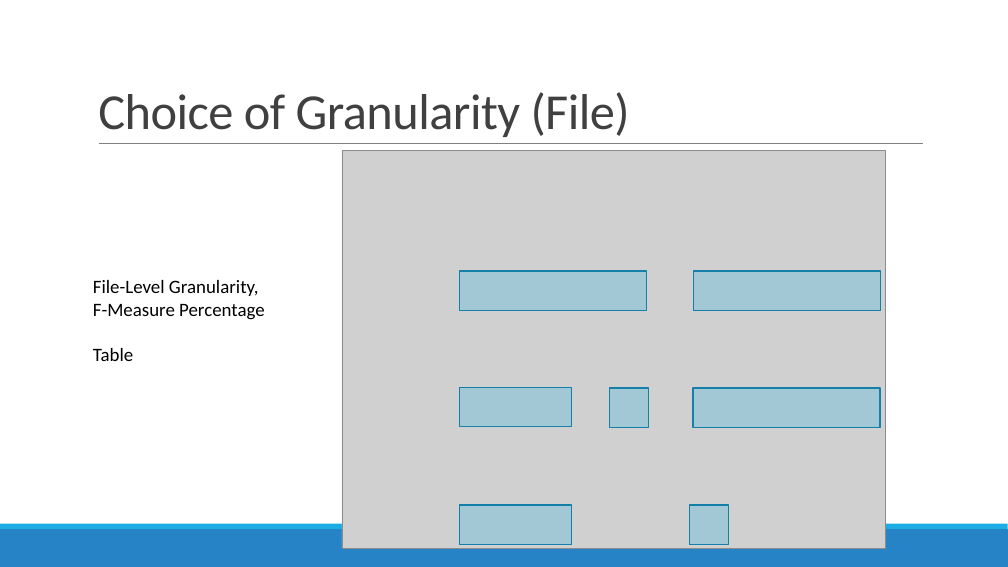
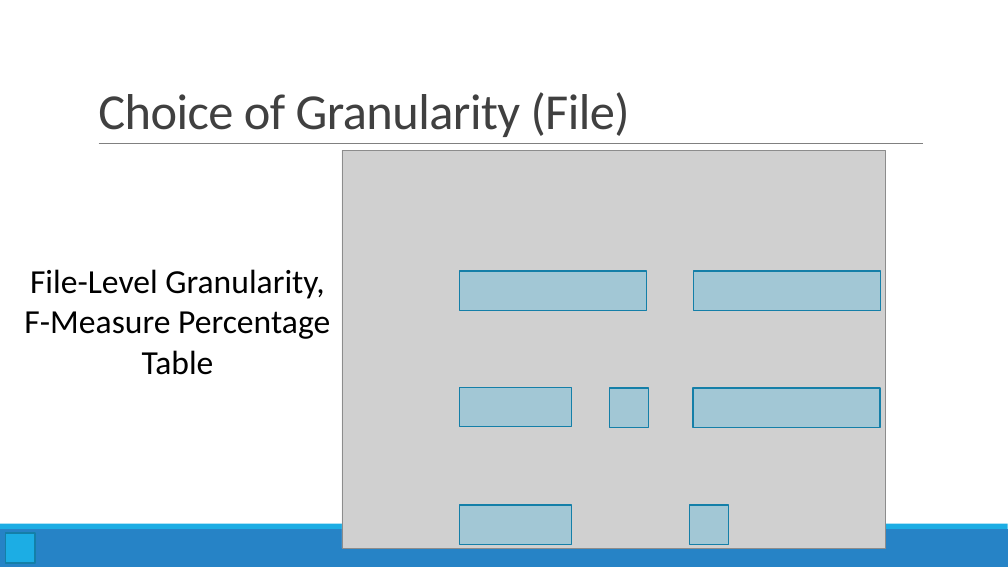
Before and after one commit to kntnguyen94/cs6301-sw-analysis, a slide deck: slide 28 of Kagdi2013_Wong.pptx. Drawn at 1008x567 pixels with LibreOffice and Linux fonts; fonts in the diff are those of the drawing; grey boxes stand for pictures. Boxes give left, top, right and bottom in pixels: in the first picture for what was removed or moved away, otherwise in the second. Text is boxed around its words. In the diff, an @@ line names an element or a change of style, - is before the commit and + after.

```diff
--- a/Kagdi2013_Wong.pptx
+++ b/Kagdi2013_Wong.pptx
@@ text "File-Level Granularity, F-Measure Percentage": place and size @@
-text "File-Level Granularity, F-Measure Percentage" at [93,280,265,361]
+text "File-Level Granularity, F-Measure Percentage" at [24,269,330,375]
@@ text "File-Level Granularity, F-Measure Percentage" at [24,269,330,375]: size 18 to 32 pt; alignment left to centre @@
@@ rectangle added at [6,533,36,563], fill #1CADE4, outline #1580A9 1.25 pt @@
```
Also in this commit, not shown: 8 other slides changed.
